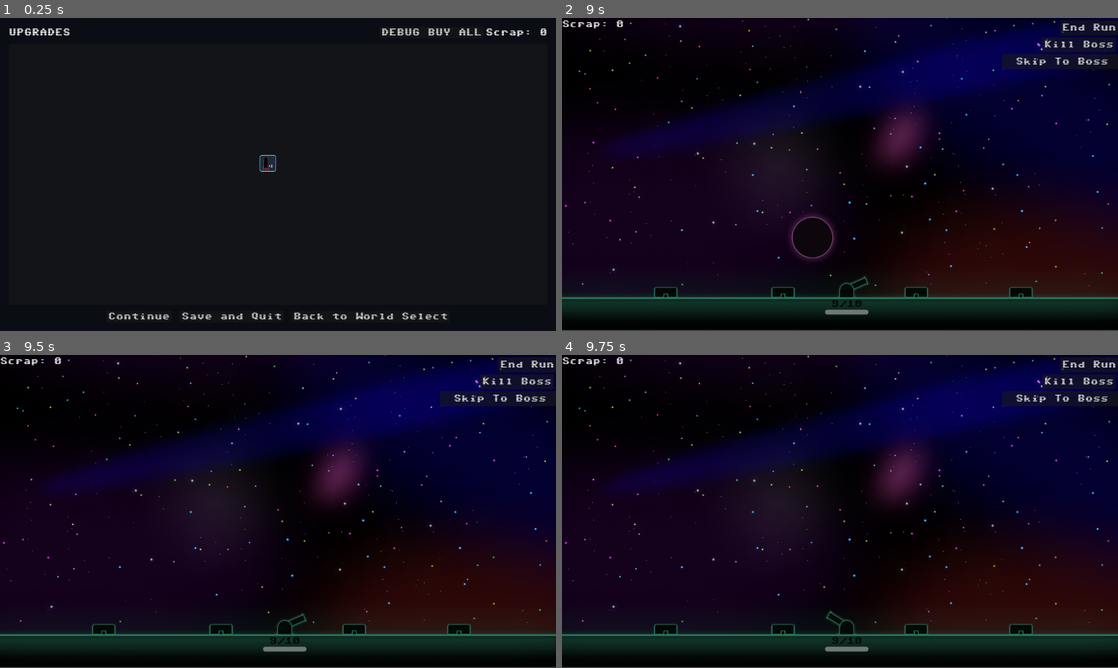
Above: before the commit, frames 1-4 (two rows, left to right).
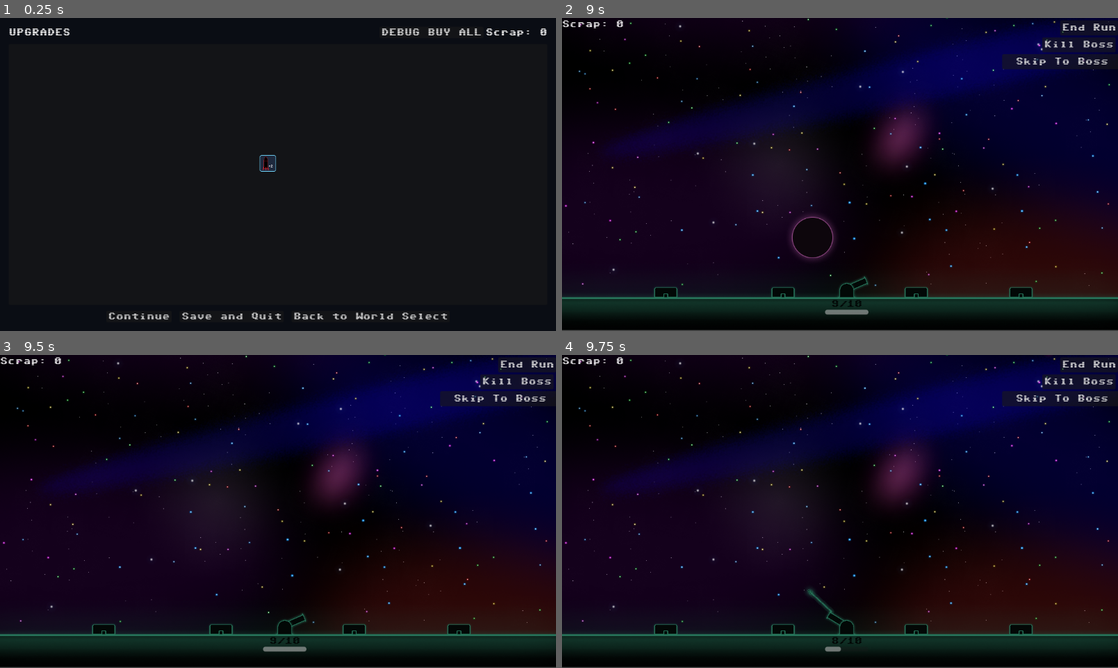
Above: after the commit, the same moments.

Repository: aceofknights/Missile-Game
Game: Godot game, scene res://Scene/UpgradeScreen.tscn
Two runs of this game, one before a commit and one after it. Both use one fixed random seed, a clock stepped at 60 frames per second and the inputs below. This scene is started directly instead of the project's main scene. Sound files missing from this copy of the repository are replaced by a short silence.
Inputs (mouse positions are in pixels of both pictures, inside the frame that each line leads up to):
- Up to frame 1 (0.25 s): no input
- Up to frame 2 (9 s): click "Continue" at 0.5 s; click "Skip To Boss" at 1.25 s; click "Skip To Boss" at 2 s; click "End Run" at 2.75 s; tap Enter at 3.5 s; move the mouse to (962, 158) at 3.52 s; hold W 3.53-4.25 s; hold E 3.53-4.25 s; click (962, 158) at 3.67 s; tap Space at 3.77, 8 s; drag from (728, 190) to (834, 305) at 4.27 s; click "Kill Boss" at 5 s; move the mouse to (895, 105) at 5.77 s; hold W 5.78-6.5 s; hold E 5.78-6.5 s; click "Continue" at 6.5 s; click "Continue" at 7.25 s; drag from (812, 237) to (667, 293) at 8.02 s; move the mouse to (1006, 221) at 8.77 s; hold E from 8.78 s (still down)
- Up to frame 3 (9.5 s): keep holding E; tap Space at 9.02 s
- Up to frame 4 (9.75 s): release E at 9.5 s; tap Enter at 9.5 s; drag from (673, 464) to (667, 630) at 9.52 s

Frames 1-3 are identical in both runs. In frame 4, 0.2% of the frame differs, in the area x 44-56%, y 74-95%.
Error in both runs: Invalid call. Nonexistent function 'spawn_boss' in base 'Nil'. (res://Scripts/GameManager.gd:1207)

Commit message:
Redesign bottom ability HUD layout

Diff:
--- a/Scene/Main.tscn
+++ b/Scene/Main.tscn
@@ -26,6 +26,53 @@
 [sub_resource type="RectangleShape2D" id="RectangleShape2D_fjo3f"]
 size = Vector2(1159, 37)
 
+[sub_resource type="StyleBoxFlat" id="StyleBoxFlat_ability_panel"]
+bg_color = Color(0.0352941, 0.0627451, 0.121569, 0.78)
+corner_radius_top_left = 10
+corner_radius_top_right = 10
+corner_radius_bottom_right = 10
+corner_radius_bottom_left = 10
+border_width_left = 1
+border_width_top = 1
+border_width_right = 1
+border_width_bottom = 1
+border_color = Color(0.25098, 0.454902, 0.745098, 0.7)
+
+[sub_resource type="StyleBoxFlat" id="StyleBoxFlat_ability_bar_bg"]
+bg_color = Color(0.0627451, 0.0980392, 0.176471, 0.9)
+corner_radius_top_left = 5
+corner_radius_top_right = 5
+corner_radius_bottom_right = 5
+corner_radius_bottom_left = 5
+
+[sub_resource type="StyleBoxFlat" id="StyleBoxFlat_ability_bar_auto"]
+bg_color = Color(0.266667, 0.772549, 1, 0.95)
+corner_radius_top_left = 5
+corner_radius_top_right = 5
+corner_radius_bottom_right = 5
+corner_radius_bottom_left = 5
+
+[sub_resource type="StyleBoxFlat" id="StyleBoxFlat_ability_bar_ion"]
+bg_color = Color(0.396078, 0.486275, 1, 0.95)
+corner_radius_top_left = 5
+corner_radius_top_right = 5
+corner_radius_bottom_right = 5
+corner_radius_bottom_left = 5
+
+[sub_resource type="StyleBoxFlat" id="StyleBoxFlat_ability_bar_lure"]
+bg_color = Color(1, 0.541176, 0.309804, 0.95)
+corner_radius_top_left = 5
+corner_radius_top_right = 5
+corner_radius_bottom_right = 5
+corner_radius_bottom_left = 5
+
+[sub_resource type="StyleBoxFlat" id="StyleBoxFlat_ability_bar_shield"]
+bg_color = Color(0.352941, 0.901961, 0.427451, 0.95)
+corner_radius_top_left = 5
+corner_radius_top_right = 5
+corner_radius_bottom_right = 5
+corner_radius_bottom_left = 5
+
 [node name="Main" type="Node2D"]
 script = ExtResource("1_7l10b")
 lure_scene = ExtResource("2_bwnbf")
@@ -119,107 +166,142 @@
 
 [node name="AbilityStatus" type="Control" parent="UI"]
 layout_mode = 3
-anchors_preset = 0
-offset_left = 20.0
-offset_top = 60.0
-offset_right = 260.0
-offset_bottom = 238.0
-
-[node name="AutoCannonLabel" type="Label" parent="UI/AbilityStatus"]
+anchors_preset = 12
+anchor_top = 1.0
+anchor_right = 1.0
+anchor_bottom = 1.0
+offset_top = -126.0
+
+[node name="AbilityPanel" type="PanelContainer" parent="UI/AbilityStatus"]
 layout_mode = 1
 anchors_preset = 8
 anchor_left = 0.5
 anchor_top = 0.5
 anchor_right = 0.5
 anchor_bottom = 0.5
-offset_left = -67.0
-offset_top = 470.0
-offset_right = 133.0
-offset_bottom = 490.0
-grow_horizontal = 2
-grow_vertical = 2
+offset_left = -430.0
+offset_top = 14.0
+offset_right = 430.0
+offset_bottom = 106.0
+grow_horizontal = 2
+grow_vertical = 2
+theme_override_styles/panel = SubResource("StyleBoxFlat_ability_panel")
+
+[node name="Padding" type="MarginContainer" parent="UI/AbilityStatus/AbilityPanel"]
+layout_mode = 2
+theme_override_constants/margin_left = 14
+theme_override_constants/margin_top = 10
+theme_override_constants/margin_right = 14
+theme_override_constants/margin_bottom = 10
+
+[node name="AbilitiesRow" type="HBoxContainer" parent="UI/AbilityStatus/AbilityPanel/Padding"]
+layout_mode = 2
+theme_override_constants/separation = 14
+alignment = 1
+
+[node name="AutoCannonCard" type="VBoxContainer" parent="UI/AbilityStatus/AbilityPanel/Padding/AbilitiesRow"]
+custom_minimum_size = Vector2(195, 0)
+layout_mode = 2
+theme_override_constants/separation = 3
+
+[node name="Title" type="Label" parent="UI/AbilityStatus/AbilityPanel/Padding/AbilitiesRow/AutoCannonCard"]
+layout_mode = 2
+theme_override_colors/font_color = Color(0.95, 0.95, 0.95, 0.9)
+theme_override_font_sizes/font_size = 13
 text = "Auto Cannon"
 
-[node name="AutoCannonBar" type="ProgressBar" parent="UI/AbilityStatus"]
-layout_mode = 0
-offset_left = 53.0
-offset_top = 560.0
-offset_right = 253.0
-offset_bottom = 578.0
+[node name="AutoCannonLabel" type="Label" parent="UI/AbilityStatus/AbilityPanel/Padding/AbilitiesRow/AutoCannonCard"]
+layout_mode = 2
+theme_override_colors/font_color = Color(0.72, 0.96, 1, 1)
+theme_override_font_sizes/font_size = 14
+text = "Ready"
+
+[node name="AutoCannonBar" type="ProgressBar" parent="UI/AbilityStatus/AbilityPanel/Padding/AbilitiesRow/AutoCannonCard"]
+custom_minimum_size = Vector2(0, 12)
+layout_mode = 2
+size_flags_horizontal = 3
 max_value = 1.0
 show_percentage = false
-
-[node name="IonWaveLabel" type="Label" parent="UI/AbilityStatus"]
-layout_mode = 1
-anchors_preset = 8
-anchor_left = 0.5
-anchor_top = 0.5
-anchor_right = 0.5
-anchor_bottom = 0.5
-offset_left = 257.0
-offset_top = 470.0
-offset_right = 457.0
-offset_bottom = 490.0
-grow_horizontal = 2
-grow_vertical = 2
+theme_override_styles/background = SubResource("StyleBoxFlat_ability_bar_bg")
+theme_override_styles/fill = SubResource("StyleBoxFlat_ability_bar_auto")
+
+[node name="IonWaveCard" type="VBoxContainer" parent="UI/AbilityStatus/AbilityPanel/Padding/AbilitiesRow"]
+custom_minimum_size = Vector2(195, 0)
+layout_mode = 2
+theme_override_constants/separation = 3
+
+[node name="Title" type="Label" parent="UI/AbilityStatus/AbilityPanel/Padding/AbilitiesRow/IonWaveCard"]
+layout_mode = 2
+theme_override_colors/font_color = Color(0.95, 0.95, 0.95, 0.9)
+theme_override_font_sizes/font_size = 13
 text = "Ion Wave"
 
-[node name="IonWaveBar" type="ProgressBar" parent="UI/AbilityStatus"]
-layout_mode = 0
-offset_left = 377.0
-offset_top = 560.0
-offset_right = 577.0
-offset_bottom = 578.0
+[node name="IonWaveLabel" type="Label" parent="UI/AbilityStatus/AbilityPanel/Padding/AbilitiesRow/IonWaveCard"]
+layout_mode = 2
+theme_override_colors/font_color = Color(0.75, 0.9, 1, 1)
+theme_override_font_sizes/font_size = 14
+text = "Ready"
+
+[node name="IonWaveBar" type="ProgressBar" parent="UI/AbilityStatus/AbilityPanel/Padding/AbilitiesRow/IonWaveCard"]
+custom_minimum_size = Vector2(0, 12)
+layout_mode = 2
+size_flags_horizontal = 3
 max_value = 1.0
 show_percentage = false
-
-[node name="LureLabel" type="Label" parent="UI/AbilityStatus"]
-layout_mode = 1
-anchors_preset = 8
-anchor_left = 0.5
-anchor_top = 0.5
-anchor_right = 0.5
-anchor_bottom = 0.5
-offset_left = 491.0
-offset_top = 470.0
-offset_right = 699.0
-offset_bottom = 490.0
-grow_horizontal = 2
-grow_vertical = 2
+theme_override_styles/background = SubResource("StyleBoxFlat_ability_bar_bg")
+theme_override_styles/fill = SubResource("StyleBoxFlat_ability_bar_ion")
+
+[node name="LureCard" type="VBoxContainer" parent="UI/AbilityStatus/AbilityPanel/Padding/AbilitiesRow"]
+custom_minimum_size = Vector2(195, 0)
+layout_mode = 2
+theme_override_constants/separation = 3
+
+[node name="Title" type="Label" parent="UI/AbilityStatus/AbilityPanel/Padding/AbilitiesRow/LureCard"]
+layout_mode = 2
+theme_override_colors/font_color = Color(0.95, 0.95, 0.95, 0.9)
+theme_override_font_sizes/font_size = 13
 text = "Lure"
 
-[node name="LureBar" type="ProgressBar" parent="UI/AbilityStatus"]
-layout_mode = 0
-offset_left = 615.0
-offset_top = 560.0
-offset_right = 815.0
-offset_bottom = 578.0
+[node name="LureLabel" type="Label" parent="UI/AbilityStatus/AbilityPanel/Padding/AbilitiesRow/LureCard"]
+layout_mode = 2
+theme_override_colors/font_color = Color(1, 0.9, 0.8, 1)
+theme_override_font_sizes/font_size = 14
+text = "Ready"
+
+[node name="LureBar" type="ProgressBar" parent="UI/AbilityStatus/AbilityPanel/Padding/AbilitiesRow/LureCard"]
+custom_minimum_size = Vector2(0, 12)
+layout_mode = 2
+size_flags_horizontal = 3
 max_value = 1.0
 show_percentage = false
-
-[node name="ShieldEnergyLabel" type="Label" parent="UI/AbilityStatus"]
-layout_mode = 1
-anchors_preset = 8
-anchor_left = 0.5
-anchor_top = 0.5
-anchor_right = 0.5
-anchor_bottom = 0.5
-offset_left = 735.0
-offset_top = 470.0
-offset_right = 1055.0
-offset_bottom = 490.0
-grow_horizontal = 2
-grow_vertical = 2
-text = "Shield Energy"
-
-[node name="ShieldEnergyBar" type="ProgressBar" parent="UI/AbilityStatus"]
-layout_mode = 0
-offset_left = 915.0
-offset_top = 560.0
-offset_right = 1115.0
-offset_bottom = 578.0
+theme_override_styles/background = SubResource("StyleBoxFlat_ability_bar_bg")
+theme_override_styles/fill = SubResource("StyleBoxFlat_ability_bar_lure")
+
+[node name="ShieldCard" type="VBoxContainer" parent="UI/AbilityStatus/AbilityPanel/Padding/AbilitiesRow"]
+custom_minimum_size = Vector2(195, 0)
+layout_mode = 2
+theme_override_constants/separation = 3
+
+[node name="Title" type="Label" parent="UI/AbilityStatus/AbilityPanel/Padding/AbilitiesRow/ShieldCard"]
+layout_mode = 2
+theme_override_colors/font_color = Color(0.95, 0.95, 0.95, 0.9)
+theme_override_font_sizes/font_size = 13
+text = "Active Shield"
+
+[node name="ShieldEnergyLabel" type="Label" parent="UI/AbilityStatus/AbilityPanel/Padding/AbilitiesRow/ShieldCard"]
+layout_mode = 2
+theme_override_colors/font_color = Color(0.75, 1, 0.76, 1)
+theme_override_font_sizes/font_size = 14
+text = "0%"
+
+[node name="ShieldEnergyBar" type="ProgressBar" parent="UI/AbilityStatus/AbilityPanel/Padding/AbilitiesRow/ShieldCard"]
+custom_minimum_size = Vector2(0, 12)
+layout_mode = 2
+size_flags_horizontal = 3
 max_value = 1.0
 show_percentage = false
+theme_override_styles/background = SubResource("StyleBoxFlat_ability_bar_bg")
+theme_override_styles/fill = SubResource("StyleBoxFlat_ability_bar_shield")
 
 [node name="EndStateOverlay" type="Control" parent="UI"]
 process_mode = 2
--- a/Scripts/Main.gd
+++ b/Scripts/Main.gd
@@ -69,14 +69,19 @@
 var _e_was_down := false
 var _active_shield_hitbox: Area2D
 var _active_shield_collision: CollisionShape2D
+var _ability_panel: Control
 var _auto_cannon_label: Label
 var _auto_cannon_bar: ProgressBar
+var _auto_cannon_card: Control
 var _ion_label: Label
 var _ion_bar: ProgressBar
+var _ion_card: Control
 var _lure_label: Label
 var _lure_bar: ProgressBar
+var _lure_card: Control
 var _shield_energy_label: Label
 var _shield_energy_bar: ProgressBar
+var _shield_card: Control
 var _shield_emp_warn_cooldown := 0.0
 @export var auto_cannon_max_range: float = 500.0
 @export var auto_cannon_screen_margin: float = 32.0
@@ -672,14 +677,19 @@
 
 
 func _bind_ability_status_ui() -> void:
-	_auto_cannon_label = get_node_or_null("UI/AbilityStatus/AutoCannonLabel") as Label
-	_auto_cannon_bar = get_node_or_null("UI/AbilityStatus/AutoCannonBar") as ProgressBar
-	_ion_label = get_node_or_null("UI/AbilityStatus/IonWaveLabel") as Label
-	_ion_bar = get_node_or_null("UI/AbilityStatus/IonWaveBar") as ProgressBar
-	_lure_label = get_node_or_null("UI/AbilityStatus/LureLabel") as Label
-	_lure_bar = get_node_or_null("UI/AbilityStatus/LureBar") as ProgressBar
-	_shield_energy_label = get_node_or_null("UI/AbilityStatus/ShieldEnergyLabel") as Label
-	_shield_energy_bar = get_node_or_null("UI/AbilityStatus/ShieldEnergyBar") as ProgressBar
+	_ability_panel = get_node_or_null("UI/AbilityStatus/AbilityPanel") as Control
+	_auto_cannon_label = get_node_or_null("UI/AbilityStatus/AbilityPanel/Padding/AbilitiesRow/AutoCannonCard/AutoCannonLabel") as Label
+	_auto_cannon_bar = get_node_or_null("UI/AbilityStatus/AbilityPanel/Padding/AbilitiesRow/AutoCannonCard/AutoCannonBar") as ProgressBar
+	_auto_cannon_card = get_node_or_null("UI/AbilityStatus/AbilityPanel/Padding/AbilitiesRow/AutoCannonCard") as Control
+	_ion_label = get_node_or_null("UI/AbilityStatus/AbilityPanel/Padding/AbilitiesRow/IonWaveCard/IonWaveLabel") as Label
+	_ion_bar = get_node_or_null("UI/AbilityStatus/AbilityPanel/Padding/AbilitiesRow/IonWaveCard/IonWaveBar") as ProgressBar
+	_ion_card = get_node_or_null("UI/AbilityStatus/AbilityPanel/Padding/AbilitiesRow/IonWaveCard") as Control
+	_lure_label = get_node_or_null("UI/AbilityStatus/AbilityPanel/Padding/AbilitiesRow/LureCard/LureLabel") as Label
+	_lure_bar = get_node_or_null("UI/AbilityStatus/AbilityPanel/Padding/AbilitiesRow/LureCard/LureBar") as ProgressBar
+	_lure_card = get_node_or_null("UI/AbilityStatus/AbilityPanel/Padding/AbilitiesRow/LureCard") as Control
+	_shield_energy_label = get_node_or_null("UI/AbilityStatus/AbilityPanel/Padding/AbilitiesRow/ShieldCard/ShieldEnergyLabel") as Label
+	_shield_energy_bar = get_node_or_null("UI/AbilityStatus/AbilityPanel/Padding/AbilitiesRow/ShieldCard/ShieldEnergyBar") as ProgressBar
+	_shield_card = get_node_or_null("UI/AbilityStatus/AbilityPanel/Padding/AbilitiesRow/ShieldCard") as Control
 
 
 func _update_ability_status_ui() -> void:
@@ -691,7 +701,9 @@
 
 	if _auto_cannon_label:
 		_auto_cannon_label.visible = auto_level > 0
-		_auto_cannon_label.text = "Auto Cannon: %s" % ("READY" if _auto_cannon_timer <= 0.0 and auto_level > 0 else "Charging")
+		_auto_cannon_label.text = "READY" if _auto_cannon_timer <= 0.0 and auto_level > 0 else "Charging"
+	if _auto_cannon_card:
+		_auto_cannon_card.visible = auto_level > 0
 	if _auto_cannon_bar:
 		_auto_cannon_bar.visible = auto_level > 0
 		_auto_cannon_bar.value = auto_ready_ratio
@@ -709,12 +721,14 @@
 	if _ion_label:
 		_ion_label.visible = ion_level > 0
 		if ion_level > 0 and GameManager.is_ion_wave_active(now_seconds):
-			_ion_label.text = "Ion Wave: ACTIVE %.1fs" % maxf(0.0, GameManager.ion_wave_end_time - now_seconds)
+			_ion_label.text = "ACTIVE %.1fs" % maxf(0.0, GameManager.ion_wave_end_time - now_seconds)
 		else:
-			_ion_label.text = "Ion Wave: %s" % ("READY" if ion_cd <= 0.0 and ion_level > 0 else "%.1fs" % ion_cd)
+			_ion_label.text = "READY" if ion_cd <= 0.0 and ion_level > 0 else "%.1fs" % ion_cd
 	if _ion_bar:
 		_ion_bar.visible = ion_level > 0
 		_ion_bar.value = ion_ready_ratio
+	if _ion_card:
+		_ion_card.visible = ion_level > 0
 
 	var lure_level := GameManager.get_upgrade_level("lure")
 	var lure_cd := GameManager.get_lure_cooldown_remaining(now_seconds)
@@ -726,12 +740,14 @@
 	if _lure_label:
 		_lure_label.visible = lure_level > 0
 		if lure_level > 0 and GameManager.is_lure_active(now_seconds):
-			_lure_label.text = "Lure: ACTIVE %.1fs" % maxf(0.0, GameManager.lure_end_time - now_seconds)
+			_lure_label.text = "ACTIVE %.1fs" % maxf(0.0, GameManager.lure_end_time - now_seconds)
 		else:
-			_lure_label.text = "Lure: %s" % ("READY" if lure_cd <= 0.0 and lure_level > 0 else "%.1fs" % lure_cd)
+			_lure_label.text = "READY" if lure_cd <= 0.0 and lure_level > 0 else "%.1fs" % lure_cd
 	if _lure_bar:
 		_lure_bar.visible = lure_level > 0
 		_lure_bar.value = lure_ready_ratio
+	if _lure_card:
+		_lure_card.visible = lure_level > 0
 
 	var active_shield_level := GameManager.get_upgrade_level("active_shields")
 	var shield_ratio := 0.0
@@ -741,12 +757,16 @@
 	if _shield_energy_label:
 		_shield_energy_label.visible = active_shield_level > 0
 		if GameManager.is_active_shield_emp_disabled(now_seconds):
-			_shield_energy_label.text = "Active Shield: EMP %.1fs" % GameManager.get_active_shield_emp_disabled_remaining(now_seconds)
+			_shield_energy_label.text = "EMP %.1fs" % GameManager.get_active_shield_emp_disabled_remaining(now_seconds)
 		else:
-			_shield_energy_label.text = "Active Shield Energy: %d%%" % int(round(shield_ratio * 100.0))
+			_shield_energy_label.text = "%d%% Energy" % int(round(shield_ratio * 100.0))
 	if _shield_energy_bar:
 		_shield_energy_bar.visible = active_shield_level > 0
 		_shield_energy_bar.value = shield_ratio
+	if _shield_card:
+		_shield_card.visible = active_shield_level > 0
+	if _ability_panel:
+		_ability_panel.visible = auto_level > 0 or ion_level > 0 or lure_level > 0 or active_shield_level > 0
 
 
 func _spawn_ion_wave_animation() -> void:
Not shown: 1 places in Scene/Main.tscn that only renumber resources
